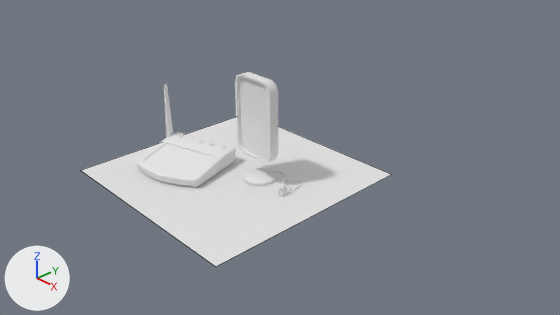
One commit to the Blender file assets/PROP/COLETORES.blend: the scene before it, then after it.
Rendered twice from the file's camera 'Camera'. Every picture has the same lights, and +X, +Y and +Z are marked at lower left. Mesh edges are drawn as thin lines on the coarser meshes.

Names of what the first picture shows: 'Coletor_WIFI', 'Coletor_base', 'Coletor_celular', 'Plane'.
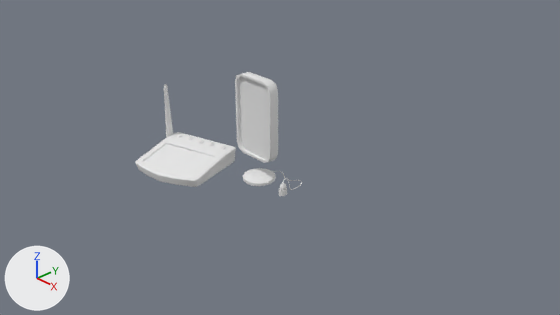
Changed parts and their boxes (x1, y1, x2, y2) in the pictures (560 x 315 px):
'Plane', hidden: before (81, 117, 392, 266)

What changed in the scene script:
```text
Change ob_plane:
    add ob_plane.hide_viewport = True
```
